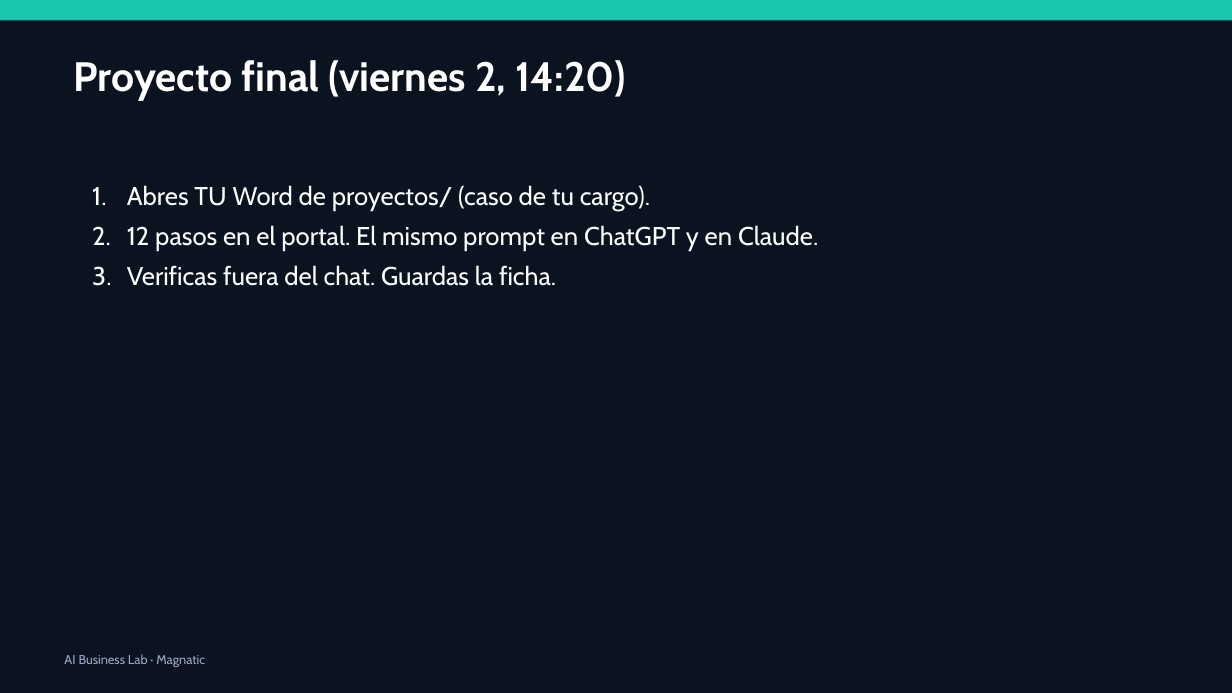
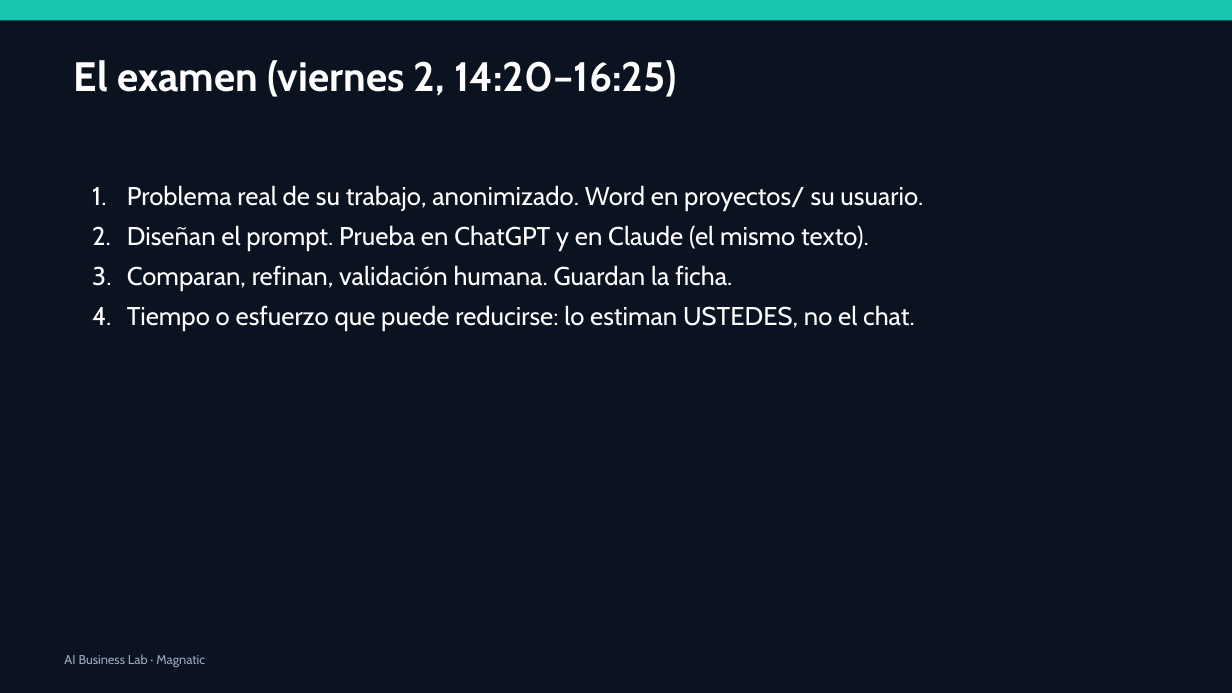
Before and after one commit to xander0408/CURSOS, a slide deck: slide 50 of AI-Business-Lab-Presentacion.pptx (slide 37 before the commit). Drawn at 1232x693 pixels with LibreOffice and Linux fonts; fonts in the diff are those of the drawing. Boxes give left, top, right and bottom in pixels: in the first picture for what was removed or moved away, otherwise in the second. Text is boxed around its words. In the diff, an @@ line names an element or a change of style, - is before the commit and + after.

```diff
--- a/AI-Business-Lab-Presentacion.pptx
+++ b/AI-Business-Lab-Presentacion.pptx
@@ text at (74,60,677,97): text changed @@
-Proyecto final (viernes 2, 14:20)
+El examen (viernes 2, 14:20–16:25)
@@ text at (127,185,923,330): text changed @@
-1. Abres TU Word de proyectos/ (caso de tu cargo).
-2. 12 pasos en el portal. El mismo prompt en ChatGPT y en Claude.
-3. Verificas fuera del chat. Guardas la ficha.
+1. Problema real de su trabajo, anonimizado. Word en proyectos/ su usuario.
+2. Diseñan el prompt. Prueba en ChatGPT y en Claude (el mismo texto).
+3. Comparan, refinan, validación humana. Guardan la ficha.
+4. Tiempo o esfuerzo que puede reducirse: lo estiman USTEDES, no el chat.
```
Also in this commit, not shown: 29 other slides changed, 22 slides added, 8 slides removed, 1 other file.
